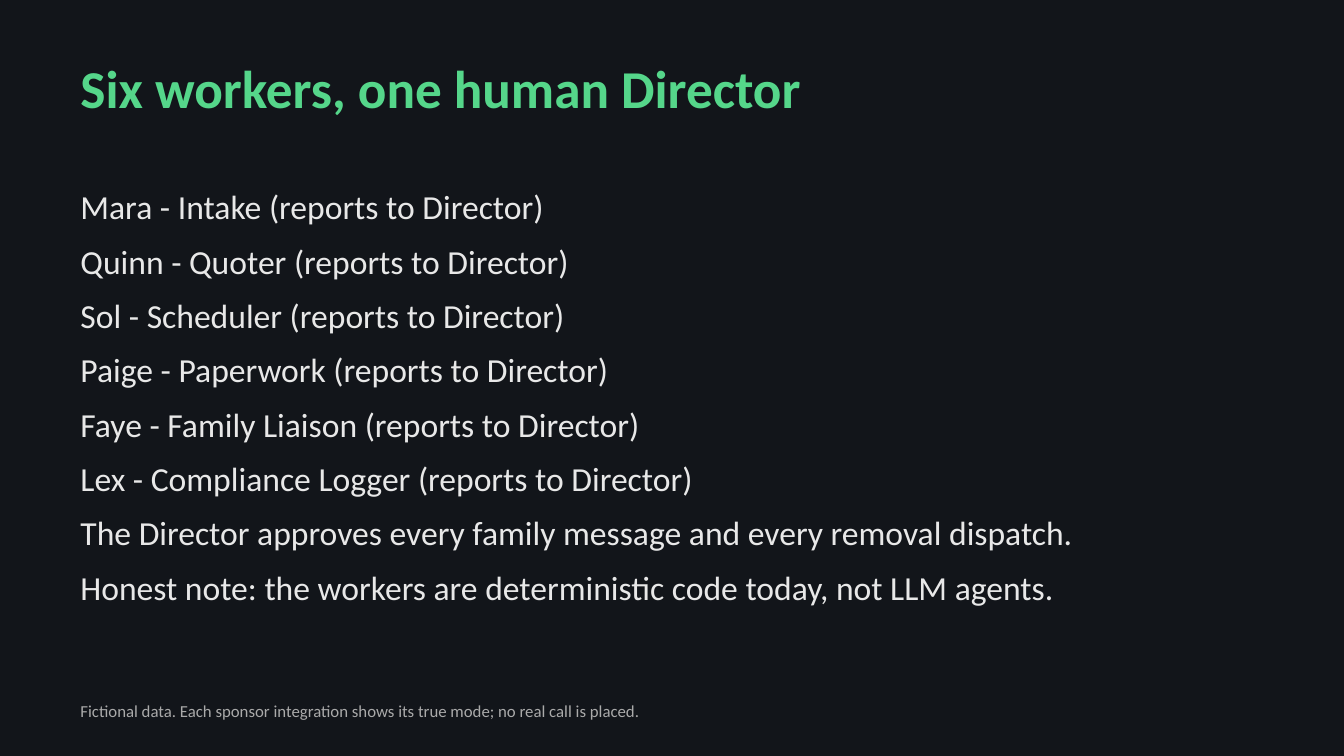
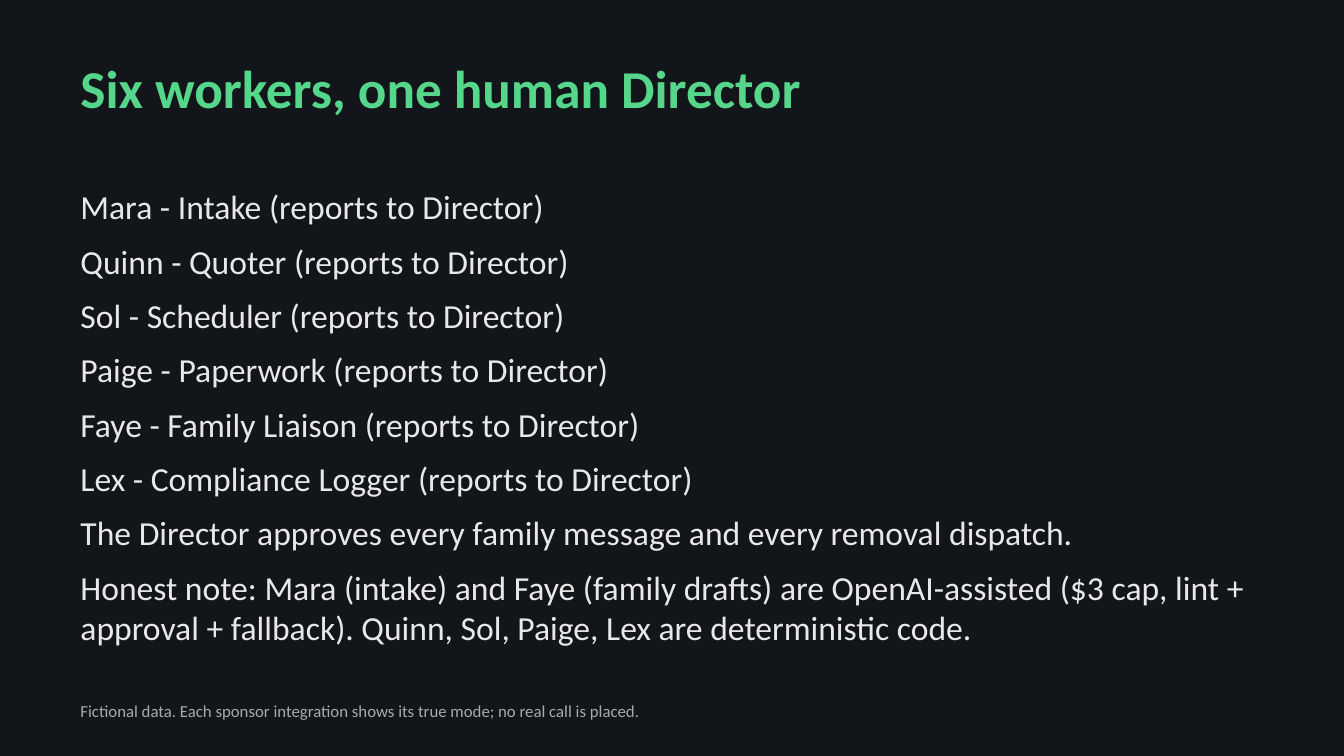
Before and after one commit to donaldc11/vigil-ai-night-staff, a slide deck: slide 3 of Vigil_deck.pptx. Drawn at 1344x756 pixels with LibreOffice and Linux fonts; fonts in the diff are those of the drawing. Boxes give left, top, right and bottom in pixels: in the first picture for what was removed or moved away, otherwise in the second. Text is boxed around its words. In the diff, an @@ line names an element or a change of style, - is before the commit and + after.

Commit message:
Vigil: latest build, matrix and deck in docs

```diff
--- a/Vigil_deck.pptx
+++ b/Vigil_deck.pptx
@@ text at [80,575,1219,646]: text changed @@
-Honest note: the workers are deterministic code today, not LLM agents.
+Honest note: Mara (intake) and Faye (family drafts) are OpenAI-assisted ($3 cap, lint + approval + fallback). Quinn, Sol, Paige, Lex are deterministic code.
```
Also in this commit, not shown: 5 other files.
